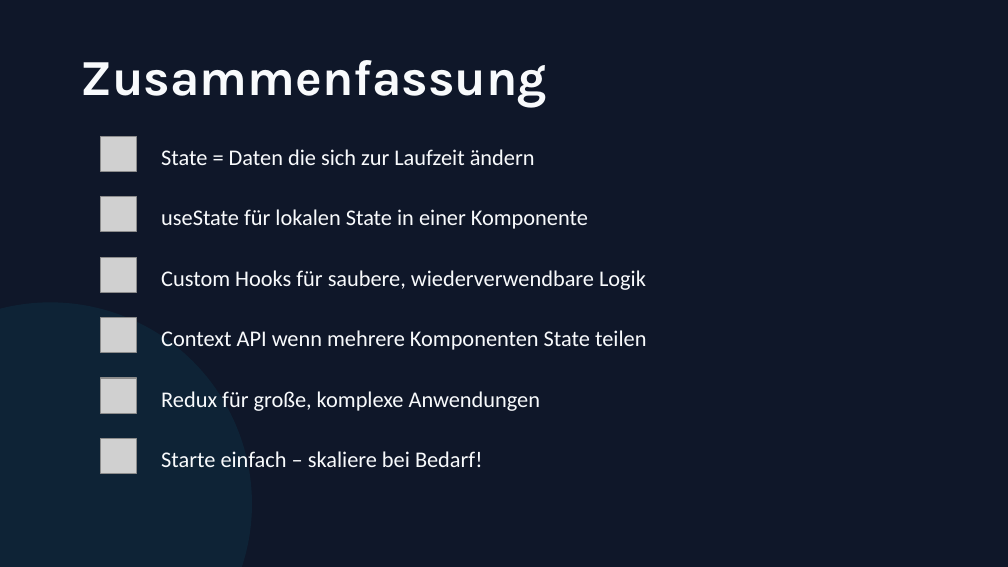
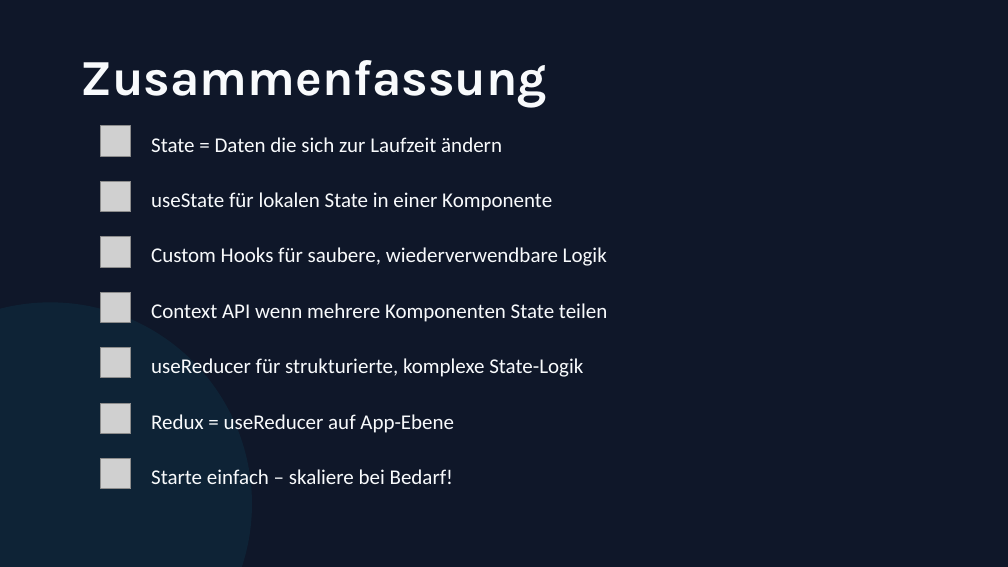
Before and after one commit to trungvt138/medieninformatik, a slide deck: slide 17 of WebProgramming/6.Termin/state-management-react.pptx (slide 14 before the commit). Drawn at 1008x567 pixels with LibreOffice and Linux fonts; fonts in the diff are those of the drawing; grey boxes stand for pictures. Boxes give left, top, right and bottom in pixels: in the first picture for what was removed or moved away, otherwise in the second. Text is boxed around its words. In the diff, an @@ line names an element or a change of style, - is before the commit and + after.

Commit message:
[WP] final update for presentation

```diff
--- a/WebProgramming/6.Termin/state-management-react.pptx
+++ b/WebProgramming/6.Termin/state-management-react.pptx
@@ picture: place and size @@
-picture at bbox=[101, 136, 136, 171]
+picture at bbox=[101, 126, 131, 156]
@@ text "State = Daten die sich ...": place and size @@
-text "State = Daten die sich ..." at bbox=[161, 149, 535, 165]
+text "State = Daten die sich ..." at bbox=[151, 137, 502, 152]
@@ text "useState für lokalen State in ...": place and size @@
-text "useState für lokalen State in ..." at bbox=[161, 209, 588, 229]
+text "useState für lokalen State in ..." at bbox=[151, 192, 552, 211]
@@ picture: place and size @@
-picture at bbox=[101, 197, 136, 232]
+picture at bbox=[101, 181, 131, 212]
@@ picture: place and size @@
-picture at bbox=[101, 257, 136, 292]
+picture at bbox=[101, 237, 131, 267]
@@ text "Custom Hooks für saubere, wiederverwendbare ...": place and size @@
-text "Custom Hooks für saubere, wiederverwendbare ..." at bbox=[161, 270, 646, 290]
+text "Custom Hooks für saubere, wiederverwendbare ..." at bbox=[151, 247, 607, 266]
@@ picture: place and size @@
-picture at bbox=[101, 318, 136, 353]
+picture at bbox=[101, 292, 131, 323]
@@ text "Context API wenn mehrere Komponenten ...": place and size @@
-text "Context API wenn mehrere Komponenten ..." at bbox=[161, 330, 646, 350]
+text "Context API wenn mehrere Komponenten ..." at bbox=[151, 303, 607, 322]
@@ picture: place and size @@
-picture at bbox=[101, 378, 136, 413]
+picture at bbox=[101, 348, 131, 378]
@@ text at bbox=[151, 358, 583, 377]: text changed; size 16 to 15 pt @@
-Redux für große, komplexe Anwendungen
+useReducer für strukturierte, komplexe State-Logik
@@ picture: place and size @@
-picture at bbox=[101, 438, 136, 474]
+picture at bbox=[101, 403, 131, 433]
@@ text added at bbox=[151, 414, 454, 433], 15 pt, text #F8FAFC @@
+Redux = useReducer auf App-Ebene
@@ picture added at bbox=[101, 459, 131, 489] @@
@@ size 16 to 15 pt in 5 elements at bbox=[151, 137, 502, 152], bbox=[151, 192, 552, 211], bbox=[151, 247, 607, 266], bbox=[151, 303, 607, 322], bbox=[151, 469, 453, 484] @@
@@ text "Starte einfach – skaliere bei ...": place and size @@
-text "Starte einfach – skaliere bei ..." at bbox=[161, 451, 483, 467]
+text "Starte einfach – skaliere bei ..." at bbox=[151, 469, 453, 484]
```
Also in this commit, not shown: 4 other slides changed, 4 slides added, 1 slide removed, 18 other files.
